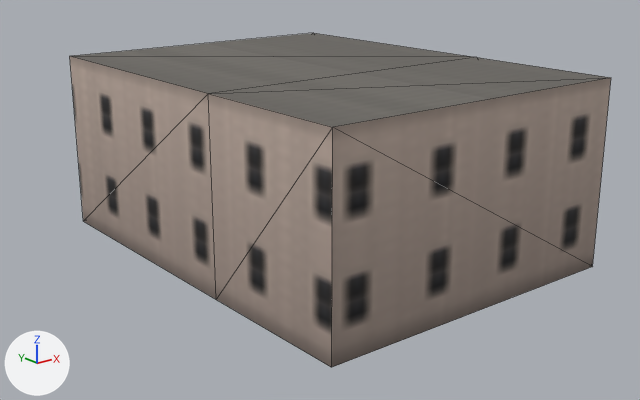
The glTF model assets/coronado_kit/buildings/apartments/apt_dingbat_pink/apartment_apt_dingbat_pink_far.glb as it was, and as the next commit left it.
Both versions are drawn from a 50 mm camera at (-20.0, -24.9, 11.7) aimed at (-0.3, -0.4, 1.9). Arrows for +X, +Y and +Z are at lower left; the lights stay in place. The first picture is the older version. Mesh edges are drawn as thin lines. Vertices at exactly the same position are counted once.

Objects in the first picture: 'apartment_apt_dingbat_pink_far'.
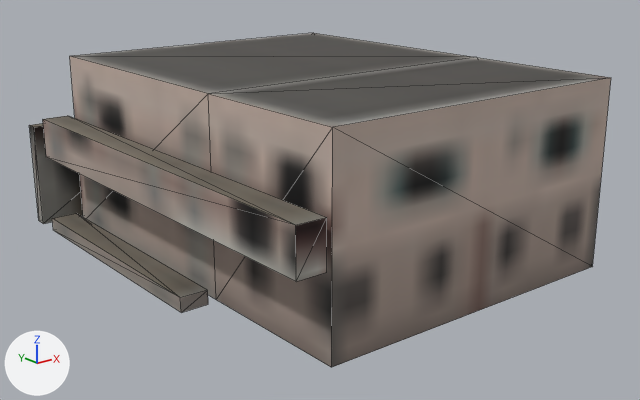
Boxes (x1, y1, x2, y2) around the edits, measured in the pictures (640 x 400 px):
'apartment_apt_dingbat_pink_far', surface changed, reshaped (8% wider)
    before: (70, 33, 611, 367)
    after: (29, 33, 611, 367)
part 1 of me_apartment_apt_dingbat_pink_far, added
    after: (29, 116, 327, 313)
part 2 of me_apartment_apt_dingbat_pink_far, surface changed
    both: (70, 34, 611, 367)
part 3 of me_apartment_apt_dingbat_pink_far, recoloured (pale pink to white)
    both: (70, 56, 611, 367)

The change, as a list of edits to the scene's bpy script:
```text
Add img_bld_lod_color_png:
    img_bld_lod_color_png = load_image('bld_lod_color.png', '../../../textures/bld_lod_color.png', 2048, 2048, 'sRGB')
Change mat_bld_far:
    where n0 = _N.new('ShaderNodeBsdfPrincipled'); n0.name = 'Principled BSDF'
    n0.inputs[2].default_value: 0.9 -> 0.85  # 'Roughness'
    where n4 = _N.new('ShaderNodeTexImage'); n4.name = 'Image Texture'
    n4.image: img_far_color_png -> img_bld_lod_color_png
    add n4.extension = 'EXTEND'
Change me_apartment_apt_dingbat_pink_far:
    used by ob_apartment_apt_dingbat_pink_far; location = (0.0, 0.0, 0.0)
    remove me_apartment_apt_dingbat_pink_far.from_pydata(...)  # 12 vertices, 16 faces; spans x -6.0..6.0, y -8.0..8.0, z 0.0..6.8
    add me_apartment_apt_dingbat_pink_far.from_pydata(...)  # 36 vertices, 46 faces; spans x -7.4..6.0, y -8.3..9.2, z 0.0..6.8
    me_apartment_apt_dingbat_pink_far part 1
    16 vertices are added at x -7.4..-0.9, y -8.3..9.2, z 0.0..4.5
    8 new vertices lie (1.0, 0.0, 0.0) away from vertices in x -7.4, y -8.3..7.7, z 0.0..4.5
    30 new faces join them
    me_apartment_apt_dingbat_pink_far part 2: 16 kept faces spanning x -6.0..6.0, y -8.0..8.0, z 0.0..6.8 get new texture (UV) coordinates
    me_apartment_apt_dingbat_pink_far part 3: 12 kept faces spanning x -6.0..6.0, y -8.0..8.0, z 0.0..6.8 get new vertex colours; the middle colour goes from pale pink #e3d0cb to white #ffffff
```
